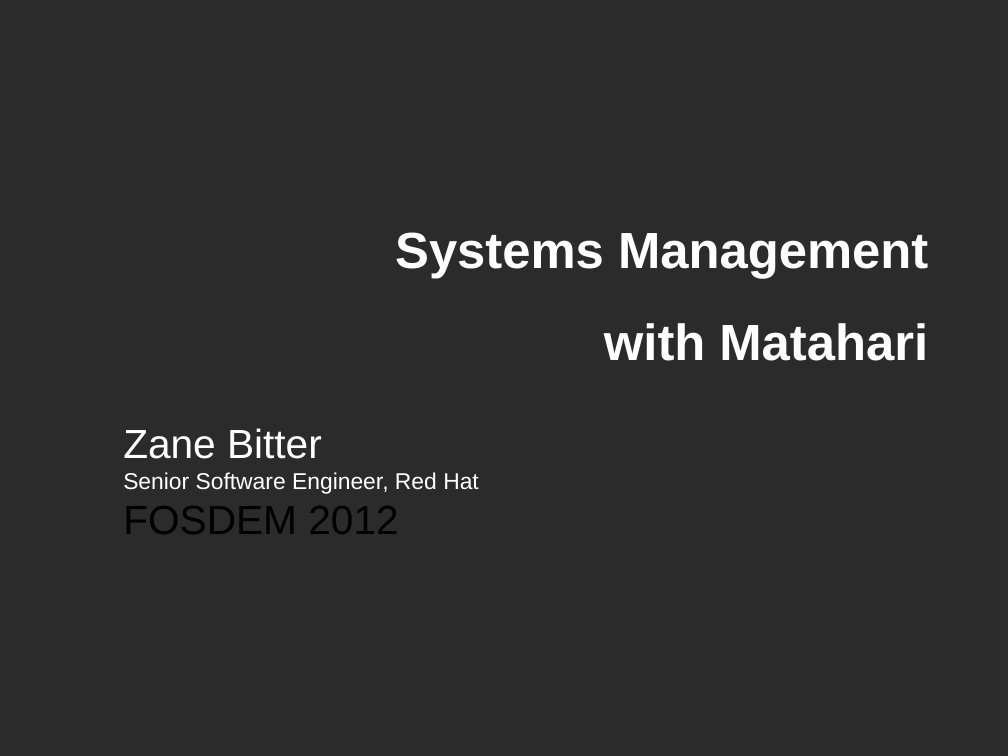
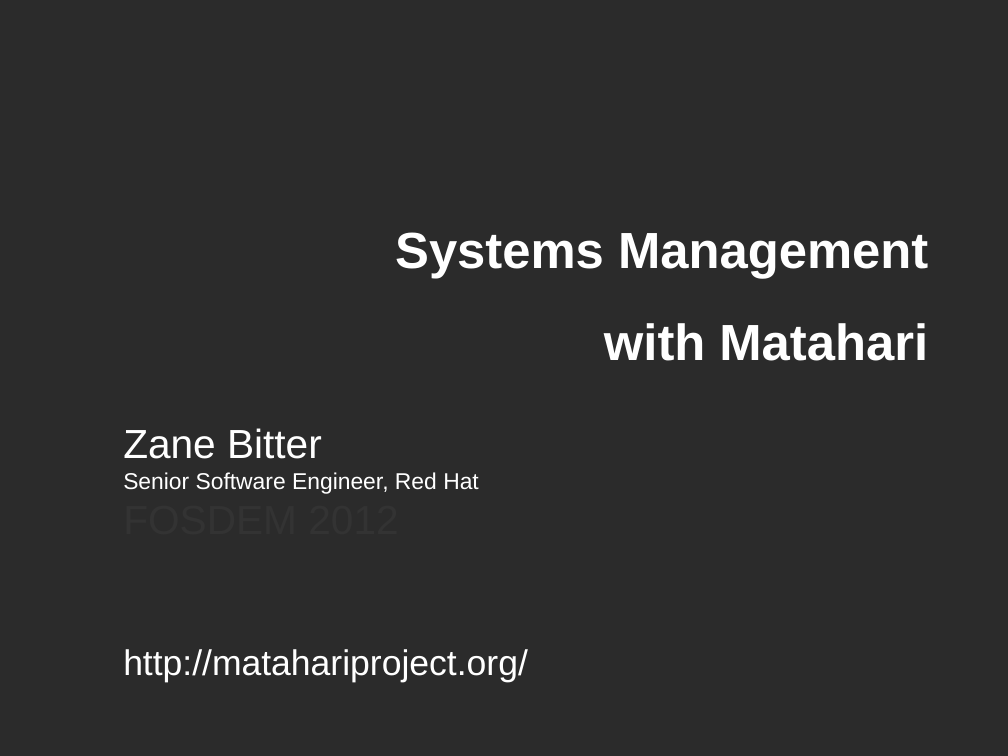
Before and after one commit to zaneb/presentations, a slide deck: slide 1 of matahari-fosdem2012.odp. Drawn at 1008x756 pixels with LibreOffice and Linux fonts; fonts in the diff are those of the drawing; background and template pictures are left out; a plain dark background stands for a picture behind light text. Boxes give left, top, right and bottom in pixels: in the first picture for what was removed or moved away, otherwise in the second. Text is boxed around its words. In the diff, an @@ line names an element or a change of style, - is before the commit and + after.

```diff
--- a/matahari-fosdem2012.odp
+++ b/matahari-fosdem2012.odp
@@ text "Zane Bitter" at (123, 428, 528, 682): text colour #000000 to #333333 in "FOSDEM 2012" @@
@@ text at (123, 649, 528, 682): paragraph added @@
+http://matahariproject.org/
```
Also in this commit, not shown: 4 slides added, 1 other file.
